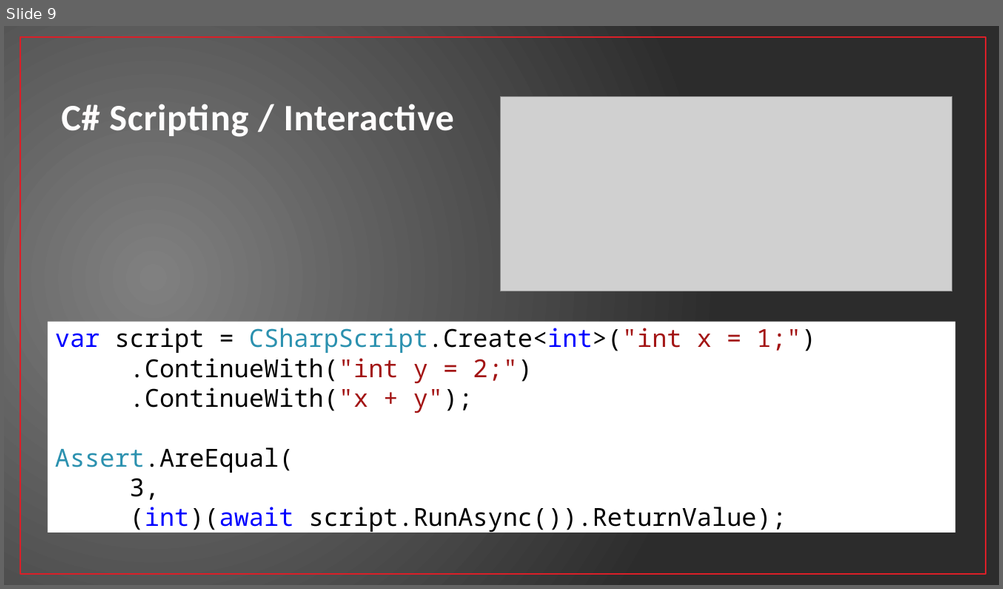
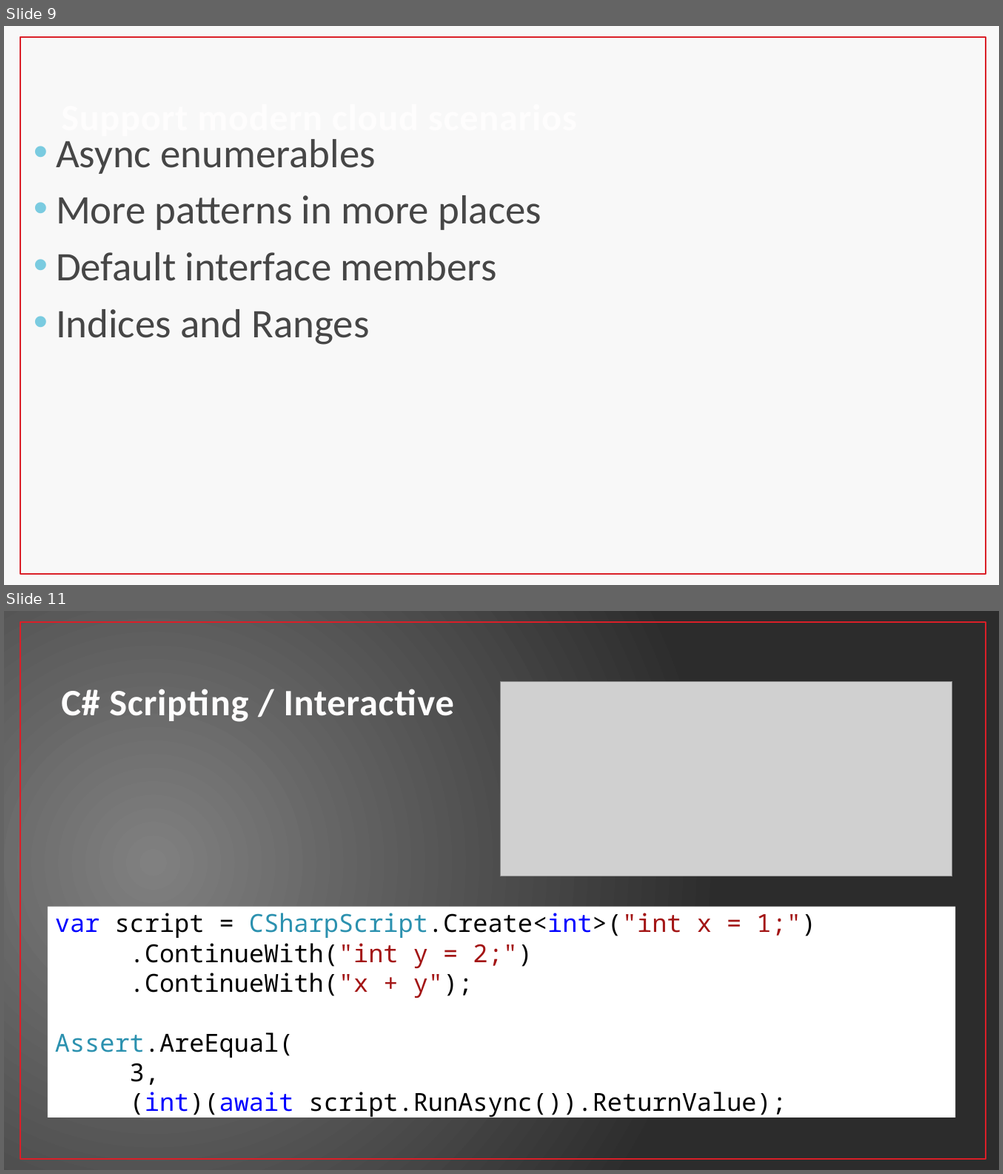
Before and after one commit to jwooley/RoslynAndYou, a slide deck: RoslynAndYou.pptx. Shown one above the other, each under a label of ours: slide 9 before the commit, slides 9 and 11 after it; the slides between them are not shown. The pictures are 1003x589 and 1003x1174 pixels, drawn with LibreOffice and Linux fonts; fonts in the diff are those of the drawing; grey boxes stand for pictures. Boxes give left, top, right and bottom in pixels: in the first picture for what was removed or moved away, otherwise in the second. Text is boxed around its words. In the diff, an @@ line names an element or a change of style, - is before the commit and + after.

```diff
--- a/RoslynAndYou.pptx
+++ b/RoslynAndYou.pptx
@@ slide 9 added at bbox=[4, 26, 999, 585], background #F8F8F8; not listed: 1 template element that a slide beside it also shows @@
@@ title added at bbox=[197, 95, 418, 140], 36 pt, text #FEFEFE, bold @@
+Support modern cloud scenarios
@@ text added at bbox=[56, 139, 542, 345], 39.2 pt, text #464646 @@
+• Async enumerables
+• More patterns in more places
+• Default interface members
+• Indices and Ranges
@@ what was slide 9 is now slide 11 @@
```
Also in this commit, not shown: 9 slides changed, 2 other slides added, 1 slide removed.
